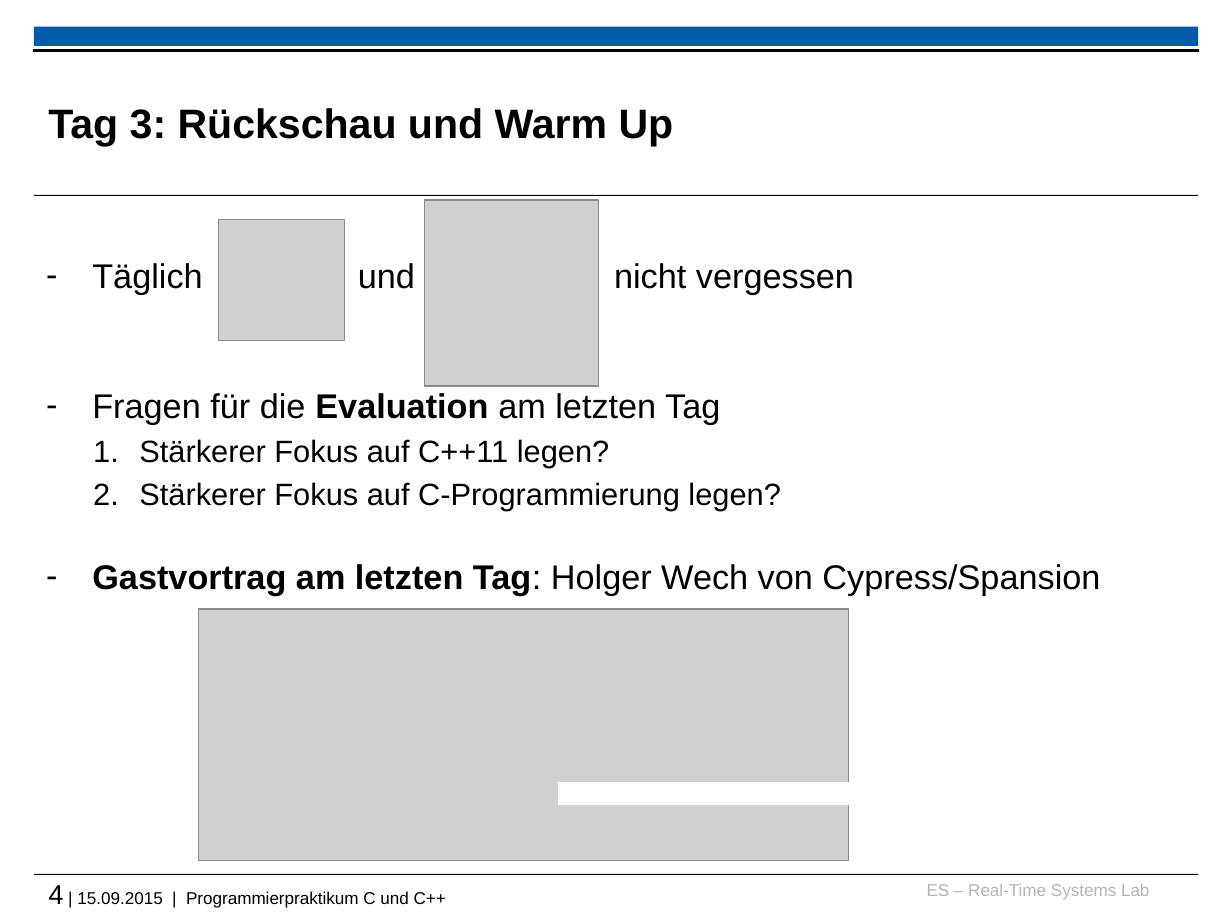
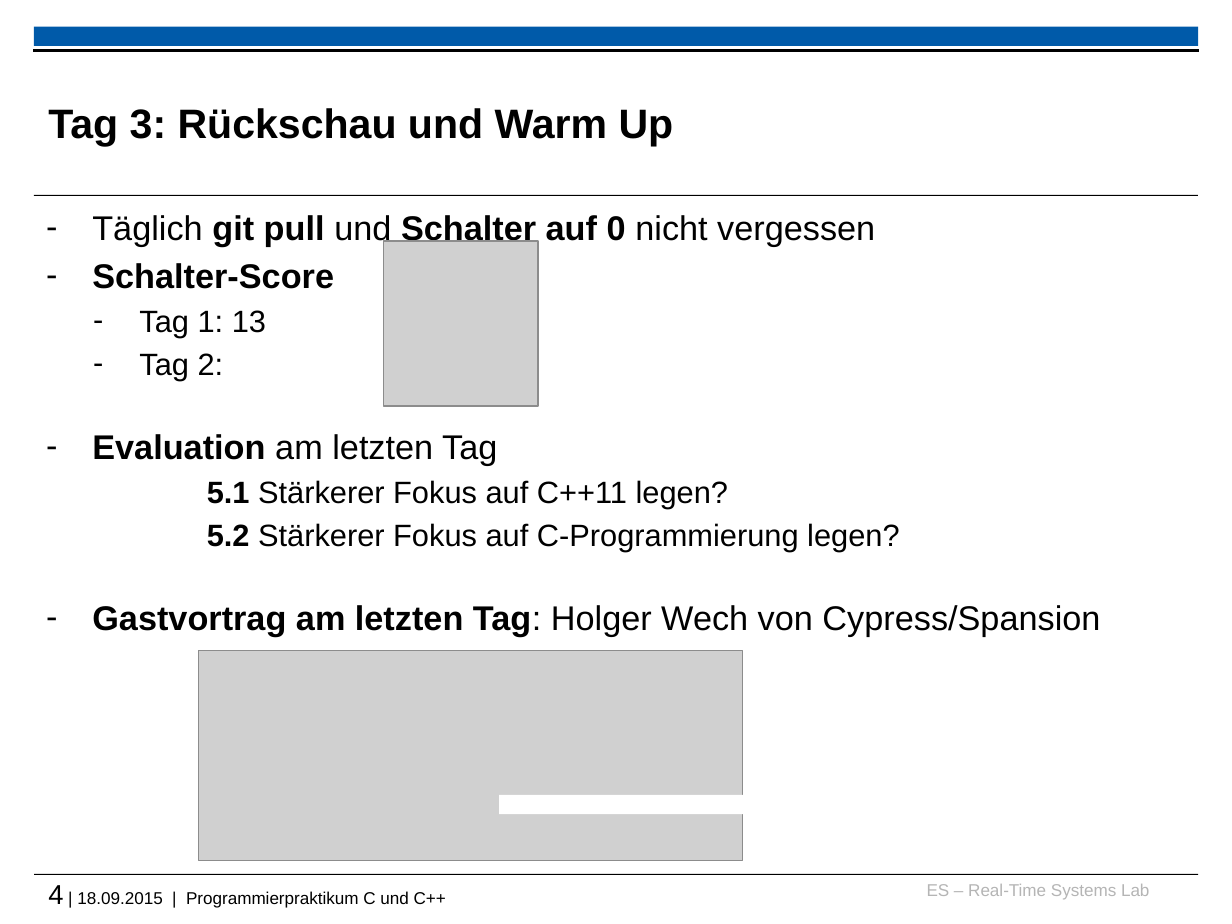
Before and after one commit to h82k/tud-cppp, a slide deck: slide 4 of 2015/week2__recap_and_warmup_slides.pptx. Drawn at 1232x924 pixels with LibreOffice and Linux fonts; fonts in the diff are those of the drawing; grey boxes stand for pictures; background and template pictures are left out. Boxes give left, top, right and bottom in pixels: in the first picture for what was removed or moved away, otherwise in the second. Text is boxed around its words. In the diff, an @@ line names an element or a change of style, - is before the commit and + after.

```diff
--- a/2015/week2__recap_and_warmup_slides.pptx
+++ b/2015/week2__recap_and_warmup_slides.pptx
@@ text at (x1=92, y1=212, x2=899, y2=551): text changed @@
-– Täglich und nicht vergessen
-– Fragen für die Evaluation am letzten Tag
-  1. Stärkerer Fokus auf C++11 legen?
-  2. Stärkerer Fokus auf C-Programmierung legen?
+– Täglich git pull und Schalter auf 0 nicht vergessen
+– Schalter-Score
+  – Tag 1: 13
+  – Tag 2:
+– Evaluation am letzten Tag
+  5.1 Stärkerer Fokus auf C++11 legen?
+  5.2 Stärkerer Fokus auf C-Programmierung legen?
@@ picture removed at (x1=218, y1=219, x2=344, y2=340) @@
@@ picture resized from (x1=424, y1=200, x2=599, y2=386) to (x1=383, y1=241, x2=538, y2=407) @@
@@ picture resized from (x1=198, y1=609, x2=849, y2=860) to (x1=198, y1=650, x2=742, y2=861) @@
@@ rectangle resized from (x1=558, y1=782, x2=872, y2=806) to (x1=499, y1=795, x2=761, y2=814) @@
@@ text at (x1=48, y1=885, x2=446, y2=908): text changed @@
-4 | 15.09.2015 | Programmierpraktikum C und C++
+4 | 18.09.2015 | Programmierpraktikum C und C++
```
Also in this commit, not shown: 2 other slides changed, 1 other file.
